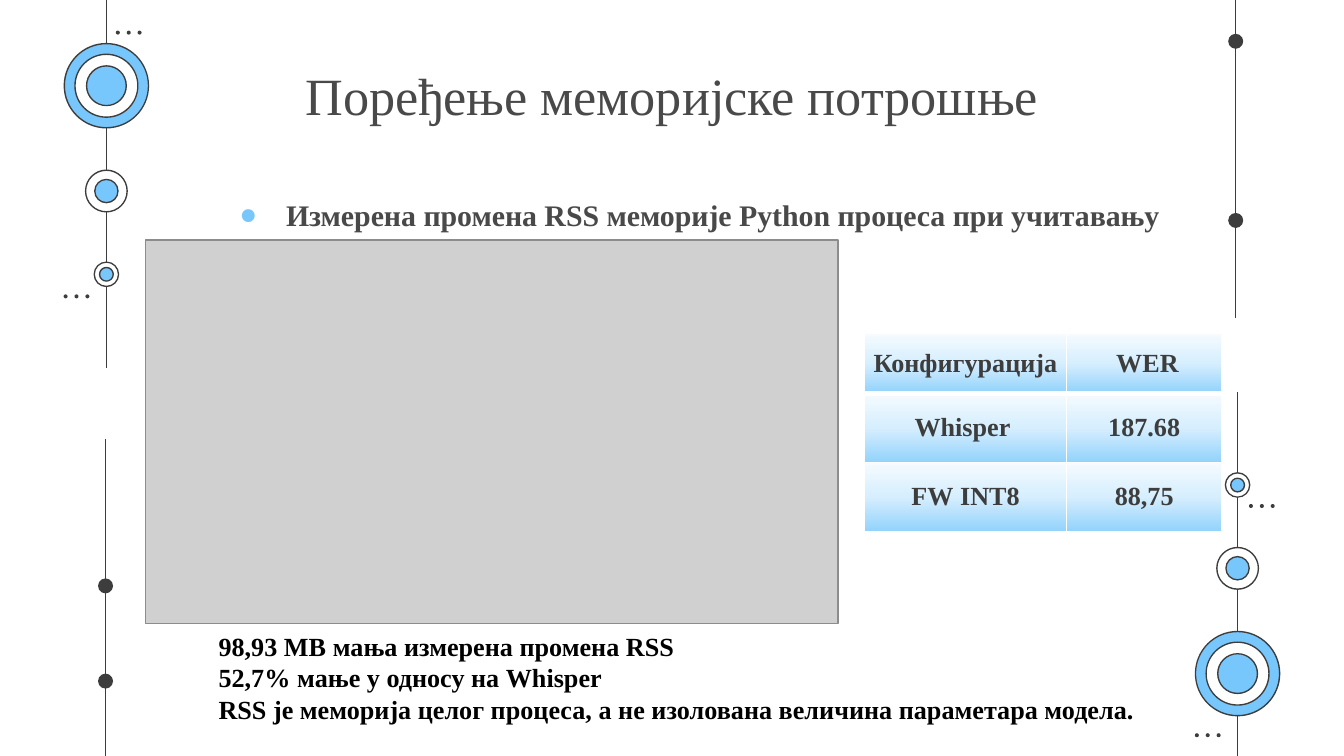
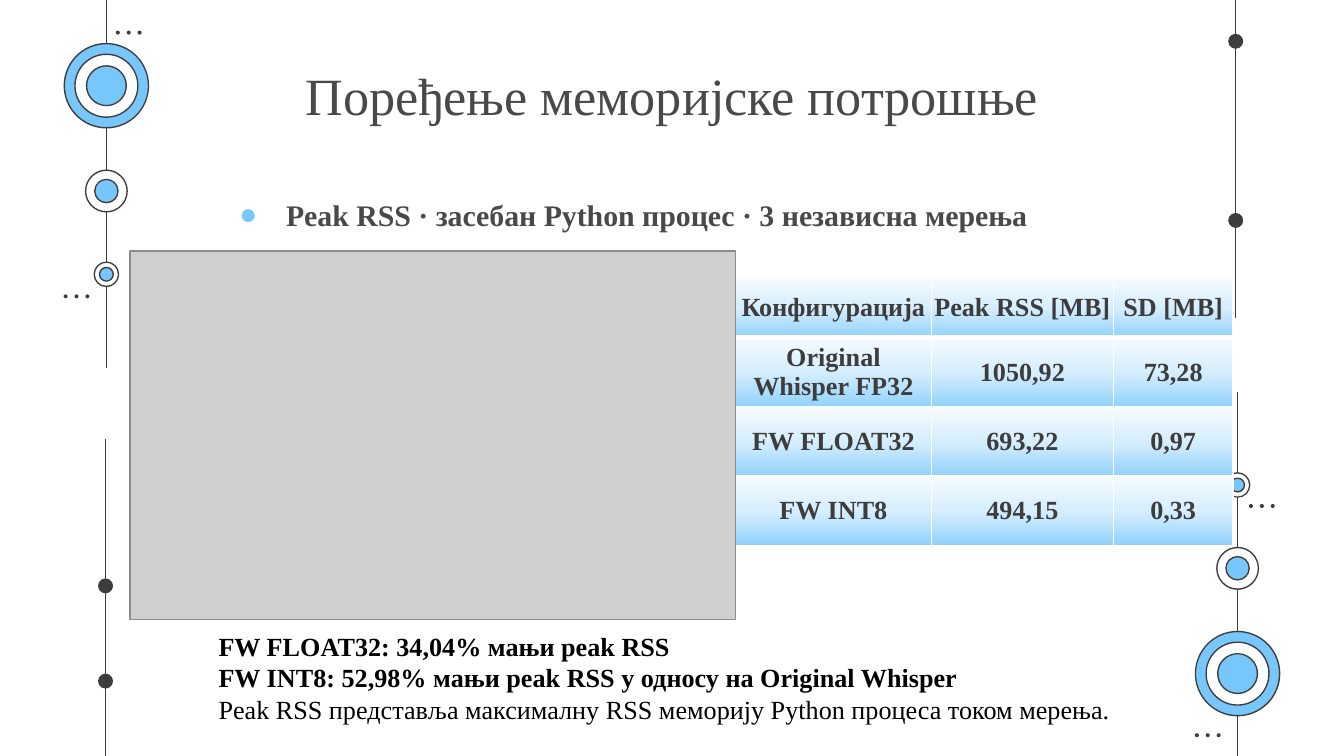
Before and after one commit to Sajko01/serbian-whisper-asr-optimization, a slide deck: slide 20 of docs/2120_Aleksandar_Jovanovic_Master_Rad.pptx. Drawn at 1344x756 pixels with LibreOffice and Linux fonts; fonts in the diff are those of the drawing; grey boxes stand for pictures. Boxes give left, top, right and bottom in pixels: in the first picture for what was removed or moved away, otherwise in the second. Text is boxed around its words. In the diff, an @@ line names an element or a change of style, - is before the commit and + after.

```diff
--- a/docs/2120_Aleksandar_Jovanovic_Master_Rad.pptx
+++ b/docs/2120_Aleksandar_Jovanovic_Master_Rad.pptx
@@ text at (286, 204, 1027, 232): text changed @@
-● Измерена промена RSS меморије Python процеса при учитавању модела
+● Peak RSS · засебан Python процес · 3 независна мерења
@@ picture: place and size @@
-picture at (145, 241, 839, 624)
+picture at (130, 251, 737, 620)
@@ table at (735, 278, 1232, 546) @@
-Конфигурација | WER
-Whisper | 187.68
-FW INT8 | 88,75
+Конфигурација | Peak RSS [MB] | SD [MB]
+Original Whisper FP32 | 1050,92 | 73,28
+FW FLOAT32 | 693,22 | 0,97
+FW INT8 | 494,15 | 0,33
@@ table: place and size @@
-table at (864, 333, 1222, 601)
+table at (735, 278, 1232, 546)
@@ text at (219, 638, 1109, 725): text changed @@
-98,93 MB мања измерена промена RSS
-52,7% мање у односу на Whisper
-RSS је меморија целог процеса, а не изолована величина параметара модела.
+FW FLOAT32: 34,04% мањи peak RSS
+FW INT8: 52,98% мањи peak RSS у односу на Original Whisper
+Peak RSS представља максималну RSS меморију Python процеса током мерења.
```
Also in this commit, not shown: 24 other slides changed, 3 slides added, 10 other files.
